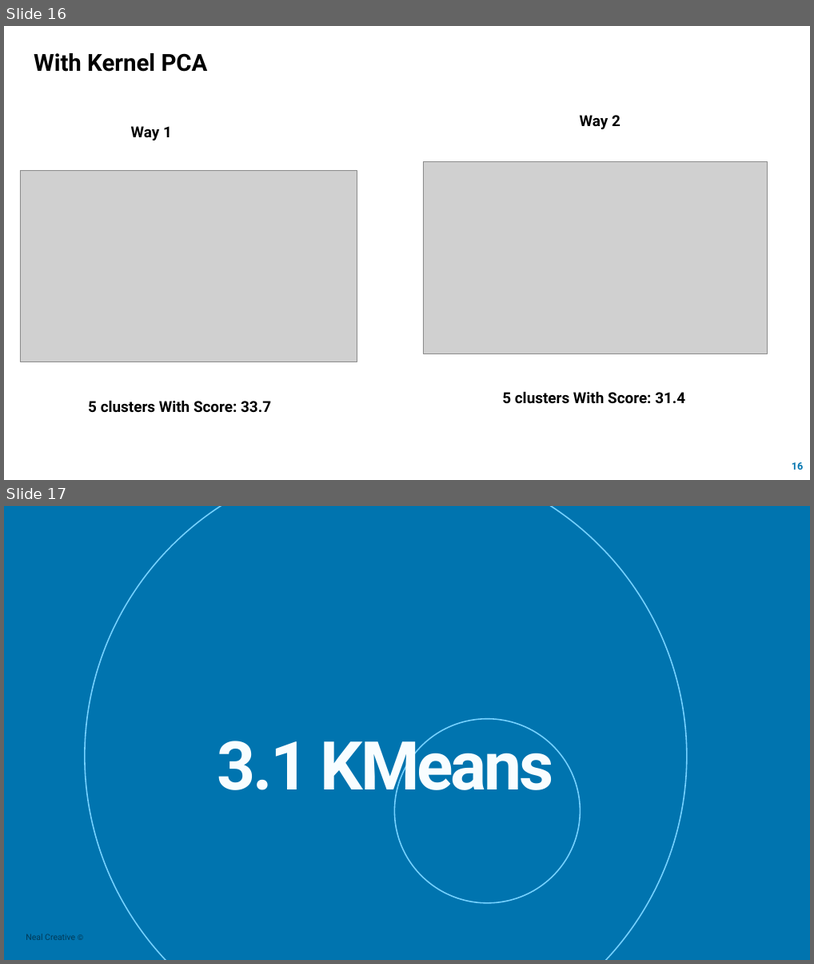
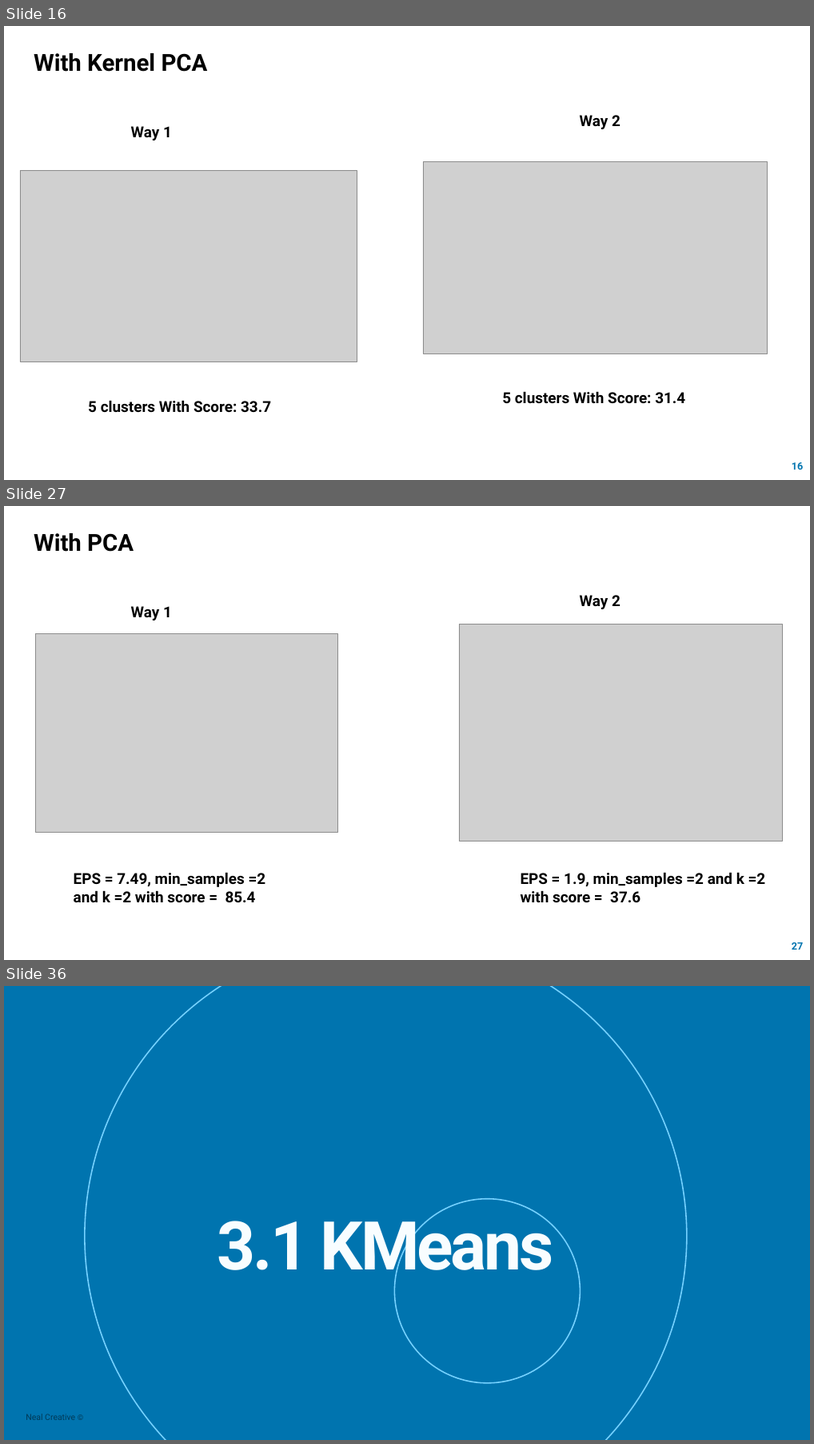
Before and after one commit to Reema-Khaseeb/clustering-credit-card-customer-segmentation, a slide deck: presentation/Credit Card Clustering.pptx. Shown one above the other, each under a label of ours: slides 16 and 17 before the commit, slides 16, 27 and 36 after it; the slides between them are not shown. The pictures are 814x964 and 814x1444 pixels, drawn with LibreOffice and Linux fonts; fonts in the diff are those of the drawing; grey boxes stand for pictures. Boxes give left, top, right and bottom in pixels: in the first picture for what was removed or moved away, otherwise in the second. Text is boxed around its words. In the diff, an @@ line names an element or a change of style, - is before the commit and + after.

```diff
--- a/presentation/Credit Card Clustering.pptx
+++ b/presentation/Credit Card Clustering.pptx
@@ slide 27 added at bbox=[4, 506, 810, 960], background #FFFFFF @@
@@ text added at bbox=[34, 533, 134, 552], 28 pt, text #000000, bold @@
+With PCA
@@ text added at bbox=[580, 595, 621, 609], 18 pt, text #000000, bold @@
+Way 2
@@ text added at bbox=[131, 606, 172, 620], 18 pt, text #000000, bold @@
+Way 1
@@ picture added at bbox=[459, 624, 783, 840] @@
@@ picture added at bbox=[35, 634, 338, 832] @@
@@ text added at bbox=[74, 872, 266, 903], 18 pt, text #000000, bold @@
+EPS = 7.49, min_samples =2 and k =2 with score = 85.4
@@ text added at bbox=[521, 872, 766, 903], 18 pt, text #000000, bold @@
+EPS = 1.9, min_samples =2 and k =2 with score = 37.6
@@ page number added at bbox=[792, 942, 803, 949], 12 pt, text #0074AF, bold @@
+27
@@ what was slide 17 is now slide 36 @@
```
Also in this commit, not shown: 2 slides changed, 27 other slides added, 7 other files.
